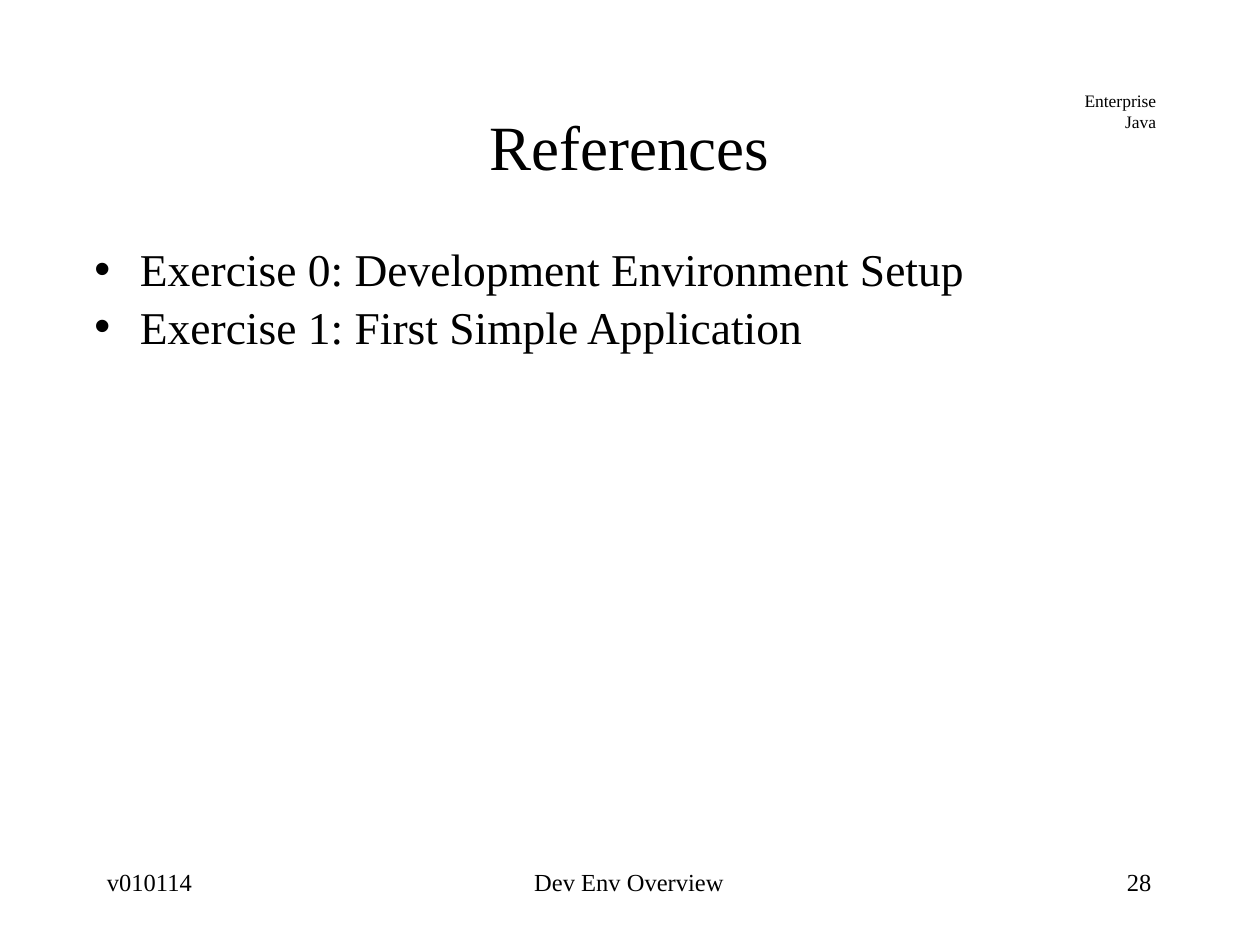
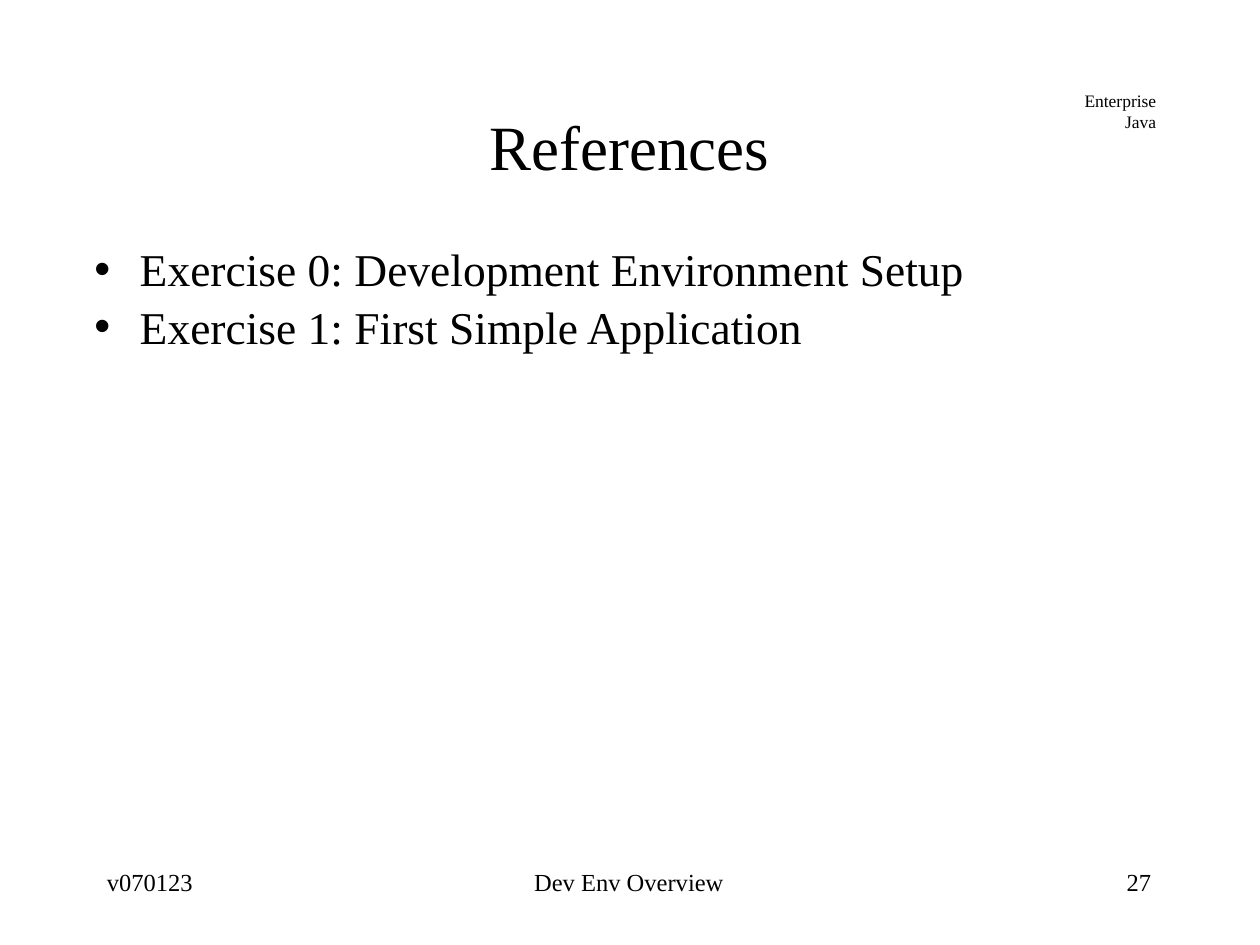
Before and after one commit to jcstaff/ejava-javaee, a slide deck: slide 27 of course-docs/src/site/resources/lectures/ejava-devel.ppt (slide 28 before the commit). Drawn at 1260x945 pixels with LibreOffice and Linux fonts; fonts in the diff are those of the drawing. Boxes give left, top, right and bottom in pixels: in the first picture for what was removed or moved away, otherwise in the second. Text is boxed around its words. In the diff, an @@ line names an element or a change of style, - is before the commit and + after.

```diff
--- a/course-docs/src/site/resources/lectures/ejava-devel.ppt
+++ b/course-docs/src/site/resources/lectures/ejava-devel.ppt
@@ text at (107,874,193,892): text changed @@
-v010114
+v070123
@@ page number at (1127,874,1152,891): text changed @@
-28
+27
```
Also in this commit, not shown: 25 other slides changed, 1 slide removed, 2 other files.
